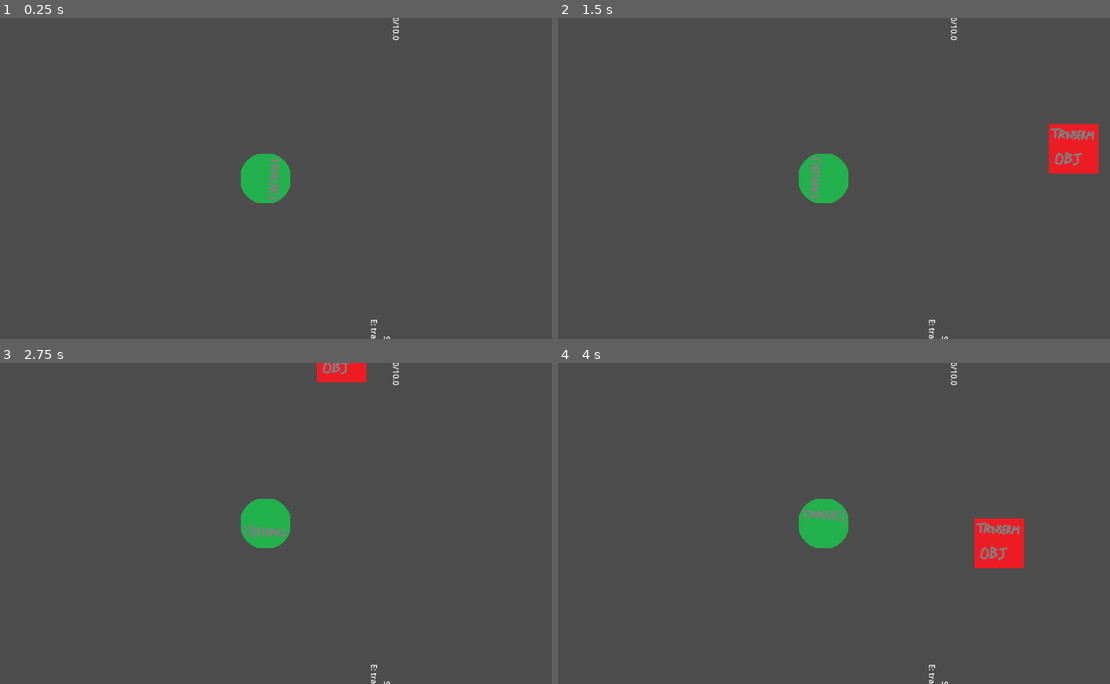
Above: before the commit, frames 1-4 (two rows, left to right).
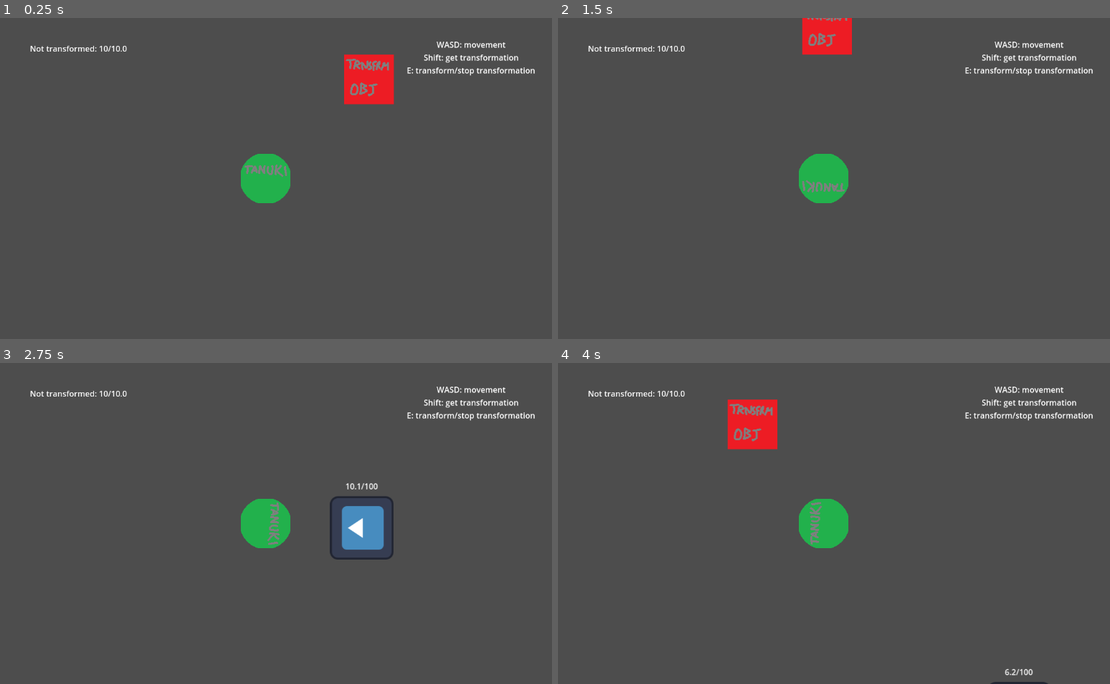
Above: after the commit, the same moments.

Repository: FinalExa/Tanuki
Game: Godot game, scene res://_Scenes/TestLevel.tscn
Same seed, same stepped clock (60 frames per second), same inputs: the game is played once before the commit and once after it. This scene is started directly instead of the project's main scene. The engine's default icon, where the game draws it, is replaced by a stand-in: a white triangle on a blue panel in a dark square.
Inputs (mouse positions are in pixels of both pictures, inside the frame that each line leads up to):
- Up to frame 1 (0.25 s): no input
- Up to frame 2 (1.5 s): tap Enter at 0.5 s; move the mouse to (949, 162) at 0.52 s; hold D (right) 0.53-1.28 s; click (949, 162) at 0.6 s; move the mouse to (707, 194) at 1.27 s; hold S (down) from 1.28 s (still down); tap Shift (interact) at 1.35 s
- Up to frame 3 (2.75 s): move the mouse to (320, 452) at 2.02 s; release S (down) at 2.03 s; hold D (right) from 2.03 s (still down); tap E (transformation) at 2.1 s
- Up to frame 4 (4 s): move the mouse to (795, 587) at 2.77 s; release D (right) at 2.78 s; hold W (up) 2.78-3.53 s; click (795, 587) at 2.85 s; move the mouse to (994, 571) at 3.52 s; hold A (left) from 3.53 s (still down); tap Shift (interact) at 3.6 s

The runs differ from the first frame. In frame 1, 2.5% of the frame differs, in the area x 5-97%, y 0-100%; in frame 2, 3.5%; in frame 3, 3.0%; in frame 4, 4.0%.

Commit message:
TestLevel updated
- Fixed broken AI;
- Fixed Geometry of Navmesh;
- Fixed general Geometry of the level.

Diff:
--- a/_Scenes/TestLevel.tscn
+++ b/_Scenes/TestLevel.tscn
@@ -4,15 +4,16 @@
 [ext_resource type="PackedScene" uid="uid://dvrh8nj8aokk1" path="res://Enemies/guard.tscn" id="2_fmwiu"]
 [ext_resource type="PackedScene" uid="uid://dkix8gwtvv1ki" path="res://TransformationObjects/transformation_object.tscn" id="3_cv1i0"]
 
-[sub_resource type="NavigationPolygon" id="NavigationPolygon_e5pon"]
-vertices = PackedVector2Array(1152, 576, 1152, 192, 1476.46, 192, 1792, 256, 1792, 512, 1344, 1088, 1792, 192, 2048, 256, 2048, 512, 1792, 1088, 1344, 1472, 960, 1472, 960, 1088, 704, 1088, 704, 1472, 320, 1472, 320, 1088, 384, 576, -256, 1088, -256, 512, 384, 192, -512, 512, -512, 256, -256, 256, -256, -320, 320, -704, 704, -704, 704, -320, 960, -320, 960, -704, 1344, -704, 1344, -320, 1792, -320)
-polygons = Array[PackedInt32Array]([PackedInt32Array(0, 1, 2, 3, 4, 5), PackedInt32Array(2, 6, 3), PackedInt32Array(3, 7, 8, 4), PackedInt32Array(4, 9, 5), PackedInt32Array(5, 10, 11, 12, 0), PackedInt32Array(13, 14, 15, 16, 17), PackedInt32Array(17, 16, 18, 19, 20), PackedInt32Array(19, 21, 22, 23), PackedInt32Array(23, 24, 25, 26, 27, 20), PackedInt32Array(28, 29, 30, 31, 1), PackedInt32Array(31, 32, 6, 1), PackedInt32Array(17, 0, 12, 13), PackedInt32Array(20, 19, 23), PackedInt32Array(1, 20, 27, 28)])
-outlines = Array[PackedVector2Array]([PackedVector2Array(1792, -320, 1344, -320, 1344, -704, 960, -704, 960, -320, 704, -320, 704, -704, 320, -704, -256, -320, -256, 256, -512, 256, -512, 512, -256, 512, -256, 1088, 320, 1088, 320, 1472, 704, 1472, 704, 1088, 960, 1088, 960, 1472, 1344, 1472, 1344, 1088, 1792, 1088, 1792, 512, 2048, 512, 2048, 256, 1792, 256, 1792, 192, 1476.46, 192, 1152, 192, 1152, 576, 384, 576, 384, 192, 1152, 192, 1792, 192)])
+[sub_resource type="NavigationPolygon" id="NavigationPolygon_8ts56"]
+vertices = PackedVector2Array(-272, -848, -272.454, -464, -400, -592, -400, -720, 368, 944, 368, 1328, 240, 1200, 240, 1072, -16, 1328, 112, 1200, -272, 944, -272, 1328, -400, 1200, -400, 1072, -656, 1328, -528, 1200, -655.54, 944, -528, 1072, -656, -848, -528, -720, -656, -464, -528, -592, 368, -848, 368, -464, 240, -592, 240, -720, -16, -848, 112, -720, -16, -464, 112, -592, -17.6563, 944, 112, 1072, 176, 432, 176, 48, 816, 368.557, 816, 944, -1232, 944, -1232, 368, 816, 112, 1072, 112, 1072, 368, 816, -464, -1488, 368, -1488, 112, -1232, 112, -1232, -464, -592, 48, -592, 432)
+polygons = Array[PackedInt32Array]([PackedInt32Array(0, 1, 2, 3), PackedInt32Array(4, 5, 6, 7), PackedInt32Array(6, 5, 8, 9), PackedInt32Array(10, 11, 12, 13), PackedInt32Array(12, 11, 14, 15), PackedInt32Array(15, 14, 16, 17), PackedInt32Array(18, 0, 3, 19), PackedInt32Array(20, 18, 19, 21), PackedInt32Array(22, 23, 24, 25), PackedInt32Array(26, 22, 25, 27), PackedInt32Array(28, 26, 27, 29), PackedInt32Array(9, 8, 30, 31), PackedInt32Array(32, 33, 34, 35, 4), PackedInt32Array(16, 36, 37), PackedInt32Array(38, 39, 40, 34), PackedInt32Array(41, 38, 34, 33, 23), PackedInt32Array(37, 42, 43, 44), PackedInt32Array(16, 44, 45, 20, 46, 47), PackedInt32Array(24, 23, 33, 46, 28), PackedInt32Array(47, 32, 4, 7, 30), PackedInt32Array(10, 13, 17, 16, 47), PackedInt32Array(20, 21, 2, 1, 46), PackedInt32Array(16, 37, 44), PackedInt32Array(28, 29, 24), PackedInt32Array(1, 28, 46), PackedInt32Array(30, 10, 47), PackedInt32Array(30, 7, 31)])
+outlines = Array[PackedVector2Array]([PackedVector2Array(816, -464, 368, -464, 368, -848, -16, -848, -16, -464, -272.454, -464, -272, -848, -656, -848, -656, -464, -1232, -464, -1232, 112, -1488, 112, -1488, 368, -1232, 368, -1232, 944, -655.54, 944, -656, 1328, -272, 1328, -272, 944, -17.6563, 944, -16, 1328, 368, 1328, 368, 944, 816, 944, 816, 368.557, 1072, 368, 1072, 112, 816, 112), PackedVector2Array(-592, 48, -592, 432, 176, 432, 176, 48), PackedVector2Array(-528, -720, -400, -720, -400, -592, -528, -592), PackedVector2Array(112, -720, 112, -592, 240, -592, 240, -720), PackedVector2Array(112, 1072, 240, 1072, 240, 1200, 112, 1200), PackedVector2Array(-528, 1072, -400, 1072, -400, 1200, -528, 1200)])
 
 [node name="TestLevel" type="Node2D"]
 
 [node name="NavigationRegion2D" type="NavigationRegion2D" parent="."]
-navigation_polygon = SubResource("NavigationPolygon_e5pon")
+position = Vector2(976, 144)
+navigation_polygon = SubResource("NavigationPolygon_8ts56")
 
 [node name="StaticBody2D" type="StaticBody2D" parent="."]
 position = Vector2(604, 285)
@@ -22,42 +23,130 @@
 scale = Vector2(0.988281, 1.00781)
 polygon = PackedVector2Array(558.017, 289.809, 558.017, -91.214, -219.089, -91.214, -219.089, 289.809)
 
-[node name="CollisionShape2D2" type="CollisionPolygon2D" parent="StaticBody2D"]
+[node name="NavigationObstacle2D" type="NavigationObstacle2D" parent="StaticBody2D"]
+
+[node name="StaticBody2D6" type="StaticBody2D" parent="."]
+position = Vector2(604, 285)
+
+[node name="CollisionShape2D3" type="CollisionPolygon2D" parent="StaticBody2D6"]
+position = Vector2(508, -781)
+scale = Vector2(0.102031, 0.192507)
+polygon = PackedVector2Array(1019.3, 249.342, 1019.3, -415.57, -235.223, -415.57, -235.223, 249.342)
+
+[node name="NavigationObstacle2D" type="NavigationObstacle2D" parent="StaticBody2D6"]
+
+[node name="StaticBody2D14" type="StaticBody2D" parent="."]
+position = Vector2(-880, 984)
+
+[node name="CollisionShape2D3" type="CollisionPolygon2D" parent="StaticBody2D14"]
+position = Vector2(508, -781)
+scale = Vector2(0.102031, 0.192507)
+polygon = PackedVector2Array(1136.91, 275.315, 1136.91, -2716.78, -1999.39, 275.315, -1999.39, 1605.14, 1136.91, 4597.24, 1136.91, 1605.14, -1372.13, 1605.14, -1372.13, 275.315)
+
+[node name="NavigationObstacle2D" type="NavigationObstacle2D" parent="StaticBody2D14"]
+
+[node name="StaticBody2D13" type="StaticBody2D" parent="."]
+position = Vector2(1312, 984)
+
+[node name="CollisionShape2D3" type="CollisionPolygon2D" parent="StaticBody2D13"]
+position = Vector2(508, -781)
+scale = Vector2(0.102031, 0.192507)
+polygon = PackedVector2Array(-274.426, 4597.24, 2861.88, 1605.14, 2861.88, 275.315, -274.426, -2716.78, -274.426, 275.315, 2234.62, 275.315, 2234.62, 1605.14, -274.426, 1605.14)
+
+[node name="NavigationObstacle2D" type="NavigationObstacle2D" parent="StaticBody2D13"]
+
+[node name="StaticBody2D7" type="StaticBody2D" parent="."]
+position = Vector2(604, 285)
+
+[node name="CollisionShape2D3" type="CollisionPolygon2D" parent="StaticBody2D7"]
+position = Vector2(140, -773)
+scale = Vector2(0.102031, 0.192507)
+polygon = PackedVector2Array(2117, 872.695, 2117, -1122.04, 5880.57, -1122.04, 5880.57, -1454.49, -4155.6, -1454.49, -4155.6, -1122.04, -392.038, -1122.04, -392.038, 872.695)
+
+[node name="NavigationObstacle2D" type="NavigationObstacle2D" parent="StaticBody2D7"]
+
+[node name="StaticBody2D12" type="StaticBody2D" parent="."]
+position = Vector2(600, 2080)
+
+[node name="CollisionShape2D3" type="CollisionPolygon2D" parent="StaticBody2D12"]
+position = Vector2(140, -773)
+scale = Vector2(0.102031, 0.192507)
+polygon = PackedVector2Array(2156.21, -1137.62, 2156.21, 857.111, 5919.77, 857.111, 5919.77, 1189.57, -4116.4, 1189.57, -4116.4, 857.111, -352.834, 857.111, -352.834, -1137.62)
+
+[node name="NavigationObstacle2D" type="NavigationObstacle2D" parent="StaticBody2D12"]
+
+[node name="StaticBody2D8" type="StaticBody2D" parent="."]
+position = Vector2(604, 285)
+
+[node name="CollisionShape2D3" type="CollisionPolygon2D" parent="StaticBody2D8"]
+position = Vector2(140, -773)
+scale = Vector2(0.102031, 0.192507)
+polygon = PackedVector2Array(-4155.6, -1122.04, -4155.6, 872.695, -9800.94, 872.695)
+
+[node name="NavigationObstacle2D" type="NavigationObstacle2D" parent="StaticBody2D8"]
+
+[node name="StaticBody2D9" type="StaticBody2D" parent="."]
+position = Vector2(2208, 285)
+
+[node name="CollisionShape2D3" type="CollisionPolygon2D" parent="StaticBody2D9"]
+position = Vector2(140, -773)
+scale = Vector2(0.102031, 0.192507)
+polygon = PackedVector2Array(-9840.15, -1122.04, -5449.32, 872.695, -9840.15, 872.695)
+
+[node name="NavigationObstacle2D" type="NavigationObstacle2D" parent="StaticBody2D9"]
+
+[node name="StaticBody2D10" type="StaticBody2D" parent="."]
+position = Vector2(2208, 2080)
+
+[node name="CollisionShape2D3" type="CollisionPolygon2D" parent="StaticBody2D10"]
+position = Vector2(140, -773)
+scale = Vector2(0.102031, 0.192507)
+polygon = PackedVector2Array(-9840.15, -1137.62, -5449.32, -1137.62, -9840.15, 857.111)
+
+[node name="NavigationObstacle2D" type="NavigationObstacle2D" parent="StaticBody2D10"]
+
+[node name="StaticBody2D11" type="StaticBody2D" parent="."]
+position = Vector2(736, 2080)
+
+[node name="CollisionShape2D3" type="CollisionPolygon2D" parent="StaticBody2D11"]
+position = Vector2(140, -773)
+scale = Vector2(0.102031, 0.192507)
+polygon = PackedVector2Array(-11094.7, -1137.62, -5449.32, -1137.62, -5449.32, 857.111)
+
+[node name="NavigationObstacle2D" type="NavigationObstacle2D" parent="StaticBody2D11"]
+
+[node name="StaticBody2D5" type="StaticBody2D" parent="."]
+position = Vector2(604, 285)
+
+[node name="CollisionShape2D5" type="CollisionPolygon2D" parent="StaticBody2D5"]
+position = Vector2(508, 1011)
+scale = Vector2(0.102031, 0.192507)
+polygon = PackedVector2Array(1019.3, 249.342, 1019.3, -415.57, -235.222, -415.57, -235.222, 249.342)
+
+[node name="NavigationObstacle2D" type="NavigationObstacle2D" parent="StaticBody2D5"]
+
+[node name="StaticBody2D4" type="StaticBody2D" parent="."]
+position = Vector2(600, 280)
+
+[node name="CollisionShape2D4" type="CollisionPolygon2D" parent="StaticBody2D4"]
+position = Vector2(-130, 1011)
+scale = Vector2(0.102031, 0.192507)
+polygon = PackedVector2Array(1038.9, 275.315, 1038.9, -389.596, -215.621, -389.596, -215.621, 275.315)
+
+[node name="NavigationObstacle2D" type="NavigationObstacle2D" parent="StaticBody2D4"]
+
+[node name="StaticBody2D3" type="StaticBody2D" parent="."]
+position = Vector2(604, 285)
+
+[node name="CollisionShape2D2" type="CollisionPolygon2D" parent="StaticBody2D3"]
 position = Vector2(-132, -781)
 scale = Vector2(0.102031, 0.192507)
 polygon = PackedVector2Array(1019.3, 249.342, 1019.3, -415.57, -235.222, -415.57, -235.222, 249.342)
 
-[node name="CollisionShape2D4" type="CollisionPolygon2D" parent="StaticBody2D"]
-position = Vector2(-130, 1011)
-scale = Vector2(0.102031, 0.192507)
-polygon = PackedVector2Array(1019.3, 249.342, 1019.3, -415.57, -235.222, -415.57, -235.222, 249.342)
-
-[node name="CollisionShape2D5" type="CollisionPolygon2D" parent="StaticBody2D"]
-position = Vector2(508, 1011)
-scale = Vector2(0.102031, 0.192507)
-polygon = PackedVector2Array(1019.3, 249.342, 1019.3, -415.57, -235.222, -415.57, -235.222, 249.342)
-
-[node name="CollisionShape2D3" type="CollisionPolygon2D" parent="StaticBody2D"]
-position = Vector2(508, -781)
-scale = Vector2(0.102031, 0.192507)
-polygon = PackedVector2Array(1019.3, 249.342, 1019.3, -415.57, -235.223, -415.57, -235.223, 249.342)
-
-[node name="NavigationObstacle2D" type="NavigationObstacle2D" parent="StaticBody2D"]
-
-[node name="StaticBody2D2" type="StaticBody2D" parent="."]
-position = Vector2(-1088, 216)
-
-[node name="CollisionShape2D" type="CollisionPolygon2D" parent="StaticBody2D2"]
-position = Vector2(-152, -360)
-rotation = 0.000284933
-scale = Vector2(1.83869, 2.75626)
-polygon = PackedVector2Array(1823.3, 609.175, 1823.23, 446.636, 1405.54, 446.715, 1405.6, 586.035, 1196.75, 586.074, 1196.69, 446.755, 1057.47, 446.782, 1057.52, 586.101, 848.681, 586.141, 848.621, 446.821, 535.354, 446.881, 535.265, 237.902, 396.036, 237.928, 395.996, 145.049, 535.226, 145.022, 535.136, -63.9564, 848.403, -64.0159, 848.343, -203.335, 1057.19, -203.375, 1057.25, -64.0556, 1196.48, -64.0821, 1196.42, -203.401, 1405.26, -203.441, 1405.32, -64.1218, 1648.97, -64.1681, 1649.06, 144.811, 1788.29, 144.784, 1788.33, 237.664, 1649.1, 237.69, 1649.19, 446.669, 1823.23, 446.636, 1822.94, -226.74, 361.03, -226.462, 361.387, 609.453)
-
-[node name="NavigationObstacle2D" type="NavigationObstacle2D" parent="StaticBody2D2"]
+[node name="NavigationObstacle2D" type="NavigationObstacle2D" parent="StaticBody2D3"]
 
 [node name="PlayerCharacter" parent="." instance=ExtResource("1_nvxq0")]
 position = Vector2(-392, 384)
-rotation = 1.57079
 
 [node name="Guard" parent="." node_paths=PackedStringArray("moveActions") instance=ExtResource("2_fmwiu")]
 position = Vector2(1328, 248)
@@ -65,6 +154,20 @@
 waitActions = Array[float]([1.0, 1.0, 1.0, 1.0])
 moveActions = [NodePath("../NavigationPoint1"), NodePath("../NavigationPoint2"), NodePath("../NavigationPoint3"), NodePath("../NavigationPoint4"), NodePath("../NavigationPoint1")]
 lookActions = Array[int]([2, 0, 3, 1])
+
+[node name="Guard2" parent="." node_paths=PackedStringArray("moveActions") instance=ExtResource("2_fmwiu")]
+position = Vector2(832, 768)
+patrolActions = Array[int]([1, 2, 0, 1, 2, 0, 1, 2, 0, 1, 2, 0, 1])
+waitActions = Array[float]([1.0, 1.0, 1.0, 1.0])
+moveActions = [NodePath("../NavigationPoint2"), NodePath("../NavigationPoint3"), NodePath("../NavigationPoint4"), NodePath("../NavigationPoint1"), NodePath("../NavigationPoint2")]
+lookActions = Array[int]([0, 3, 1, 2])
+
+[node name="Guard3" parent="." node_paths=PackedStringArray("moveActions") instance=ExtResource("2_fmwiu")]
+position = Vector2(512, 0)
+patrolActions = Array[int]([1, 2, 0, 1, 2, 0, 1, 2, 0, 1, 2, 0, 1])
+waitActions = Array[float]([1.0, 1.0, 1.0, 1.0])
+moveActions = [NodePath("../NavigationPoint4"), NodePath("../NavigationPoint1"), NodePath("../NavigationPoint2"), NodePath("../NavigationPoint3"), NodePath("../NavigationPoint4")]
+lookActions = Array[int]([1, 2, 0, 3])
 
 [node name="NavigationPoint1" type="Node2D" parent="."]
 position = Vector2(1280, 768)
@@ -79,10 +182,15 @@
 position = Vector2(1280, 0)
 
 [node name="TransformationObject" parent="." instance=ExtResource("3_cv1i0")]
-position = Vector2(1016, 648)
+position = Vector2(832, 1016)
+transformedName = "Statue"
+transformedMaxSpeed = 100.0
 
 [node name="TransformationObject2" parent="." instance=ExtResource("3_cv1i0")]
-position = Vector2(664, 120)
+position = Vector2(832, -248)
+transformedName = "Statue"
+transformedMaxSpeed = 100.0
 
 [node name="TransformationObject3" parent="." instance=ExtResource("3_cv1i0")]
-position = Vector2(312, 424)
+position = Vector2(-184, 184)
+transformedName = "Statue"
